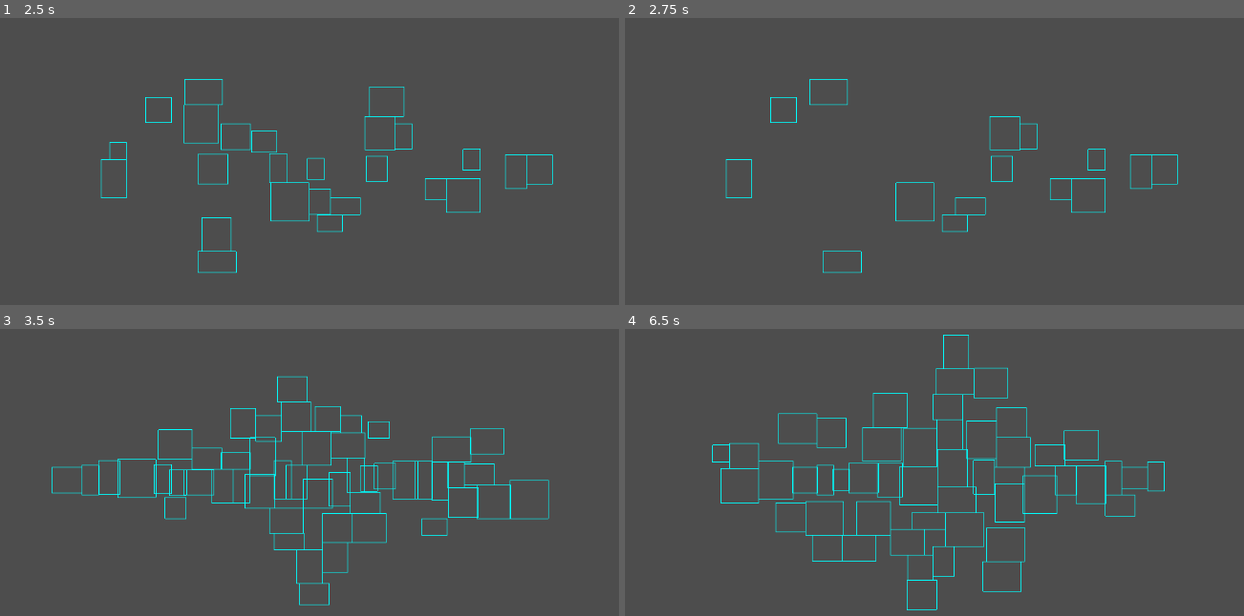
Above: before the commit, frames 1-4 (two rows, left to right).
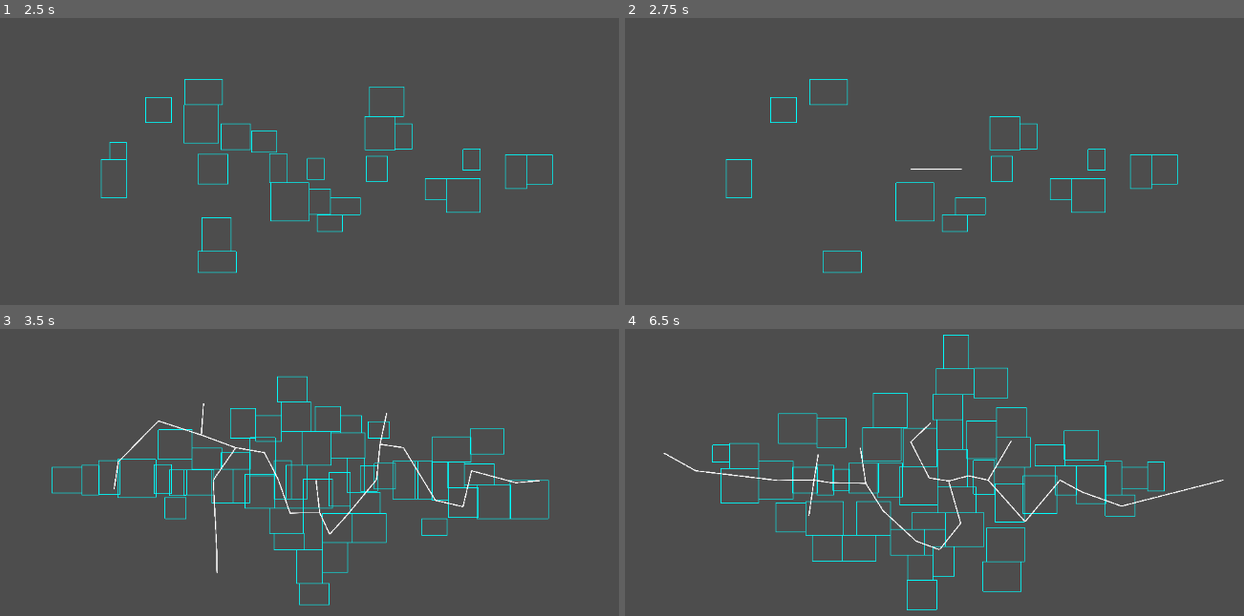
Above: after the commit, the same moments.

Repository: zamolnar/Spread-Game
Game: Godot game, scene res://scenesAndScripts/Dungeon.tscn
Two runs of this game, one before a commit and one after it. Both use one fixed random seed, a clock stepped at 60 frames per second and the inputs below.
Inputs:
- Up to frame 1 (2.5 s): hold D (Right) 0.53-1.28 s; hold Space (ui_select) 0.53-1.28 s; hold S (Down) 1.28-2.03 s; tap Space (ui_select) at 1.35, 1.52, 1.82 s; hold D (Right) from 2.03 s (still down); hold Space (ui_select) from 2.03 s (still down)
- Up to frame 2 (2.75 s): keep holding D (Right); keep holding Space (ui_select)
- Up to frame 3 (3.5 s): release D (Right) at 2.78 s; release Space (ui_select) at 2.78 s; hold W (Up) from 2.78 s (still down); tap Space (ui_select) at 2.85, 3.02, 3.32 s
- Up to frame 4 (6.5 s): release W (Up) at 3.53 s; hold Space (ui_select) 3.53-4.28 s; hold A (Left) 3.53-5.03 s; tap Space (ui_select) at 4.35, 4.52, 4.82, 5.85, 6.02, 6.32 s; hold S (Down) 5.03-5.78 s; hold Space (ui_select) 5.03-5.78 s; hold D (Right) from 5.78 s (still down)

Frame 1 is identical in both runs. In frame 2, less than 0.1% of the frame differs, in the area x 46-55%, y 52-53%; in frame 3, 0.8%; in frame 4, 0.9%, in the area x 6-97%, y 32-78%.

Commit message:
implemented prims path finding algorithm
links rooms to rooms close to it
(pain in the ass)

Diff:
--- a/scenesAndScripts/Dungeon.gd
+++ b/scenesAndScripts/Dungeon.gd
@@ -8,6 +8,8 @@
 var max_size = 10		#largest possible length for width/height
 var horizontalSpread = 400		#biases horizontal generation over vertical
 var theEarthquake = 0.5		#randomly destroys this percent of the rooms (providing better spread)
+
+var primPath	#AStar pathfinding object
 
 func _ready():
 	randomize()
@@ -23,13 +25,20 @@
 		$Rooms.add_child(roomInstance)		#keep track of rooms in a list
 
 #wait for engine to finish spreading rooms out
-	await get_tree().create_timer(1).timeout
+	await get_tree().create_timer(1).timeout	#pause for rooms to spread out
 # remove rooms (possibly)
+	var room_positions = []
 	for room in $Rooms.get_children():
 		if randf() < theEarthquake:
 			room.queue_free()		#remove the room
 		else:
 			room.freeze = true		#hold the room still
+			room_positions.append(Vector2(	#add to pos list for Prims
+				room.position.x, room.position.y)) #3d representation of 2d vector
+
+	await get_tree().create_timer(1).timeout	#pause for earthquake
+	#generate a min spanning tree using Prim's algo
+	primPath = find_mst(room_positions)
 
 
 func _draw():			#strictly for visualizing
@@ -37,11 +46,46 @@
 		draw_rect(Rect2(room.position - room.size, room.size*2), #room sized rectangle
 		Color(0,128,128), false)			#teal color, not filled in
 
+	if primPath:
+		for point in primPath.get_point_ids():
+			for connection in primPath.get_point_connections(point):
+				var pp = primPath.get_point_position(point)
+				var cp = primPath.get_point_position(connection)
+				draw_line(Vector2(pp.x,pp.y), Vector2(cp.x,cp.y),
+							Color(255,200,50), 15, true)
+
 func _process(delta):
 	queue_redraw()
 
+
 func _input(event):
-	if event.is_action_pressed('ui_select'):
+	if event.is_action_pressed('ui_select'):		#regenerate (for testing)
 		for n in $Rooms.get_children():
 			n.queue_free()
+		primPath = null
 		create_rooms()
+
+
+func find_mst(nodes):			#Prim's Algo--------------a pain in my ass
+	var path = AStar2D.new()	#A*
+	path.add_point(path.get_available_point_id(), nodes.pop_front())	#start at first node
+#repeat for all nodes
+	while nodes:					#for all remaining nodes
+		var minDistance = INF
+		var minPosition = null
+		var currentPosition = null
+	#loop through points in path
+		for p1 in path.get_point_ids():		#get the next one
+			var p_temp1 = path.get_point_position(p1)	#get its location
+		#loop through remaining nodes
+			for p2 in nodes:		#shuffle through the rest of the nodes
+				if p_temp1.distance_to(p2) < minDistance:	#check for min distance
+					minDistance = p_temp1.distance_to(p2)
+					minPosition = p2
+					currentPosition = p_temp1		#update distance for every new min found
+		var n = path.get_available_point_id()		#we found the min distance
+		path.add_point(n, minPosition)				#add point to the route
+		path.connect_points(path.get_closest_point(currentPosition), n)		#make the link
+		nodes.erase(minPosition)	#take it out of the system
+									#continue
+	return path		#return the linked nodes when your done
